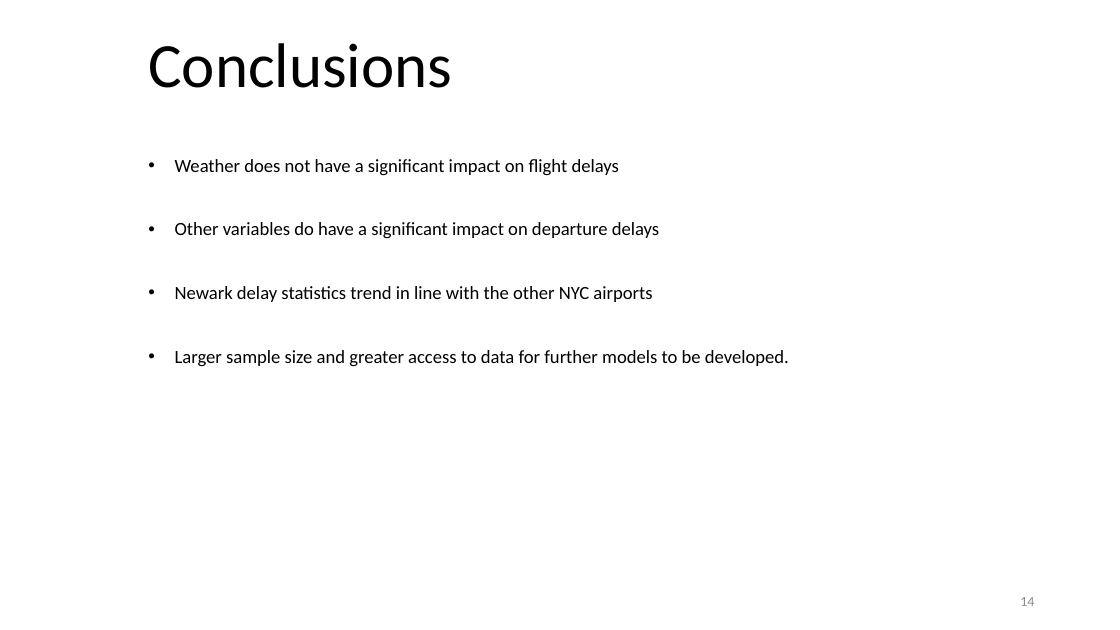
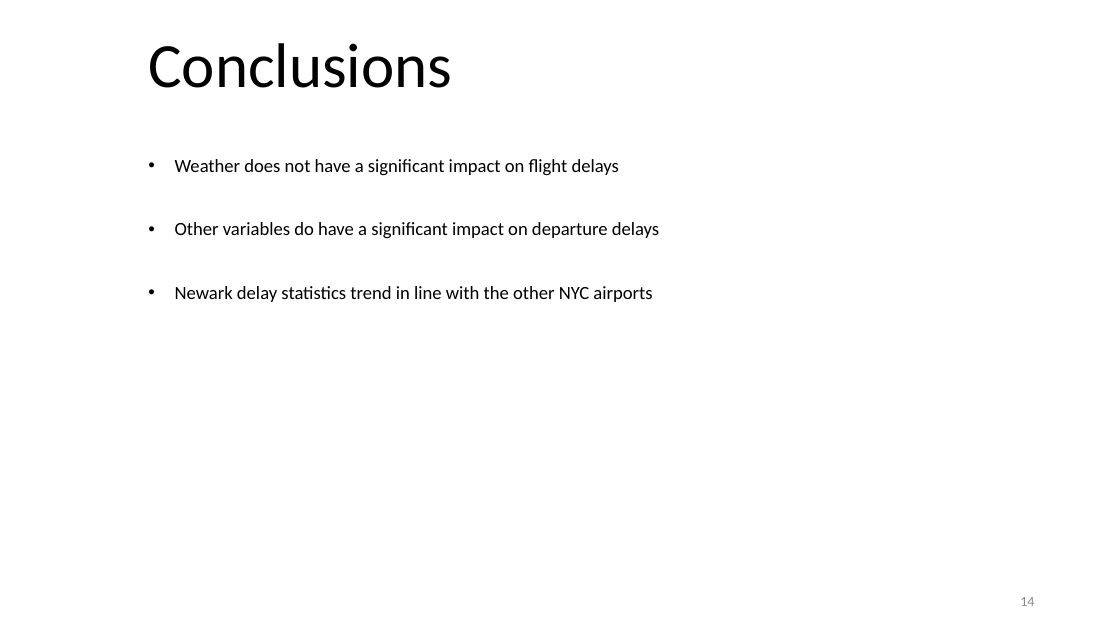
Before and after one commit to malcolmspeight/codeclan_final_project_malcolm_speight, a slide deck: slide 14 of Newark_script_01a.pptx. Drawn at 1120x630 pixels with LibreOffice and Linux fonts; fonts in the diff are those of the drawing. Boxes give left, top, right and bottom in pixels: in the first picture for what was removed or moved away, otherwise in the second. Text is boxed around its words. In the diff, an @@ line names an element or a change of style, - is before the commit and + after.

```diff
--- a/Newark_script_01a.pptx
+++ b/Newark_script_01a.pptx
@@ subtitle at [175, 350, 789, 367]: paragraph removed @@
-• Larger sample size and greater access to data for further models to be developed.
```
Also in this commit, not shown: 3 other slides changed, 6 other files.
